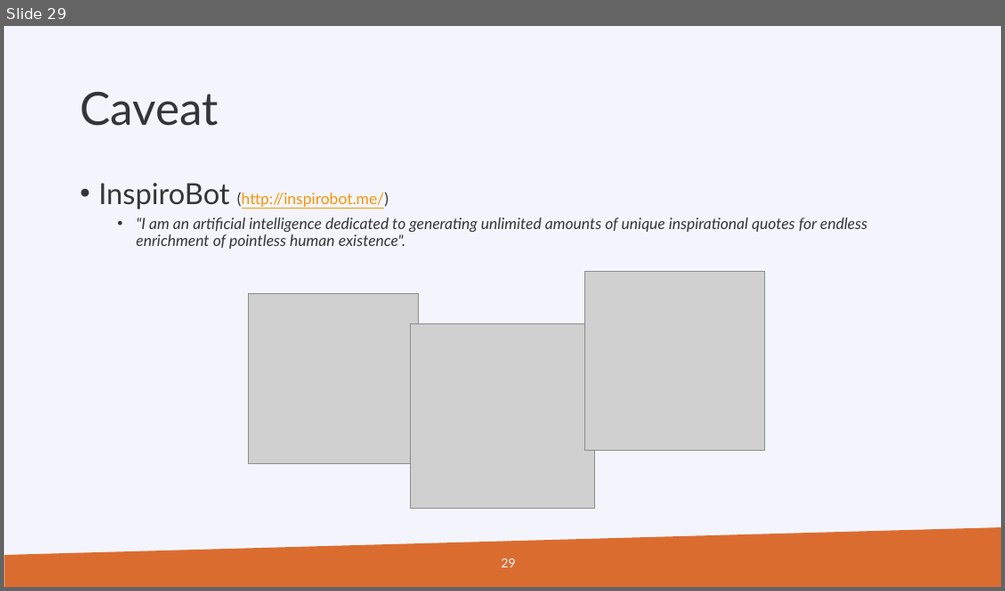
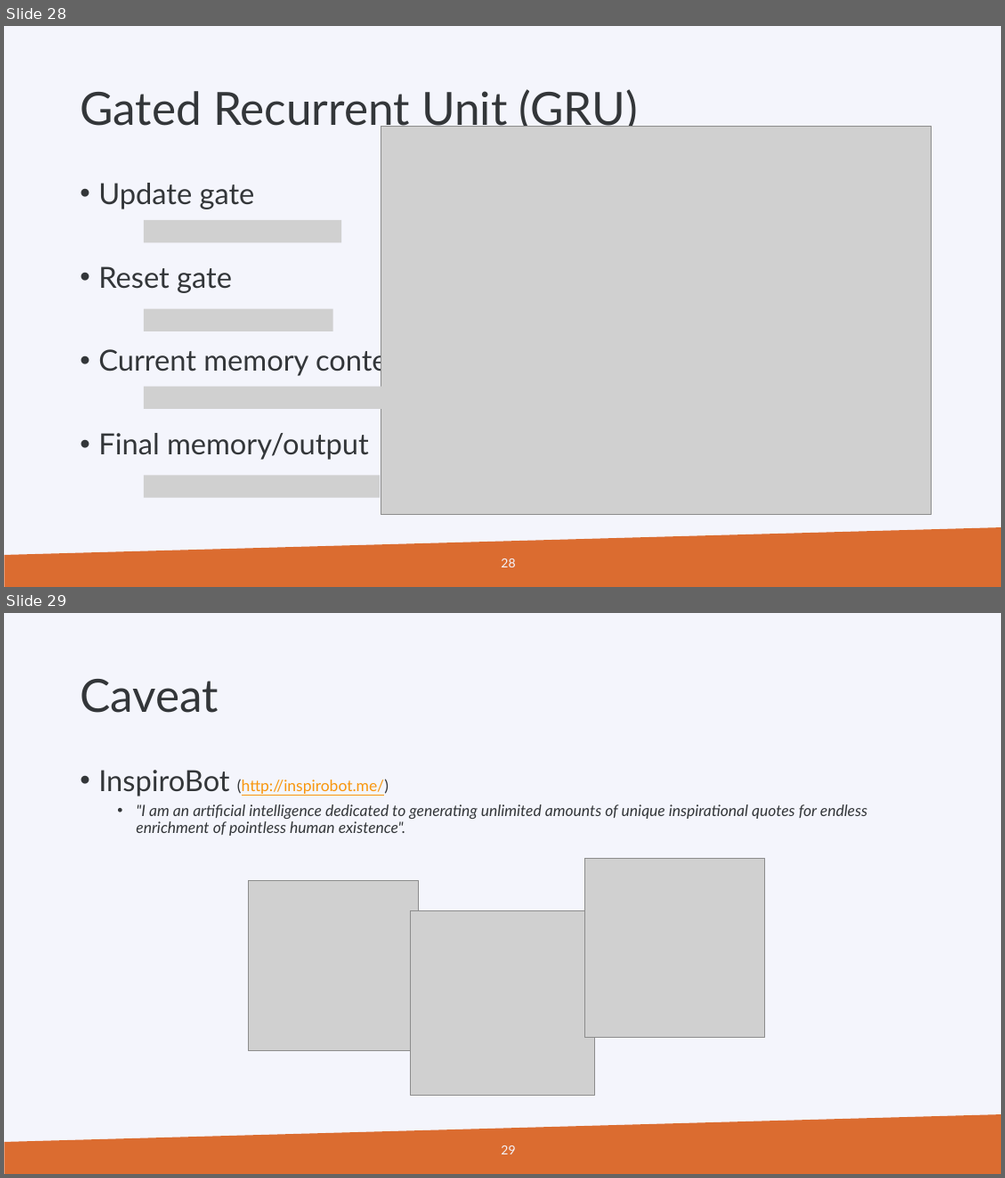
Before and after one commit to gjbex/PRACE_ML, a slide deck: prace_days_ml_2019.pptx. Shown one above the other, each under a label of ours: slide 29 before the commit, slides 28 and 29 after it. The pictures are 1005x591 and 1005x1178 pixels, drawn with LibreOffice and Linux fonts; fonts in the diff are those of the drawing; grey boxes stand for pictures; background and template pictures are left out. Boxes give left, top, right and bottom in pixels: in the first picture for what was removed or moved away, otherwise in the second. Text is boxed around its words. In the diff, an @@ line names an element or a change of style, - is before the commit and + after.

Commit message:
Add GRU slide

```diff
--- a/prace_days_ml_2019.pptx
+++ b/prace_days_ml_2019.pptx
@@ slide 28 added at (4,26,1001,587), background #F4F5FC; not listed: 1 template element that a slide beside it also shows @@
@@ title added at (80,89,639,133), 44 pt, text #333639 @@
+Gated Recurrent Unit (GRU)
@@ picture added at (380,126,931,515) @@
@@ text added at (98,183,413,459), 28 pt, text #333639 @@
+• Update gate
+• Reset gate
+• Current memory content
+• Final memory/output
@@ picture added at (144,220,342,242) @@
@@ picture added at (144,309,333,331) @@
@@ picture added at (144,386,397,409) @@
@@ picture added at (144,475,380,497) @@
@@ page number added at (501,558,515,567), 12 pt, text #F4F5FC @@
+28
```
Also in this commit, not shown: 1 slide removed.
